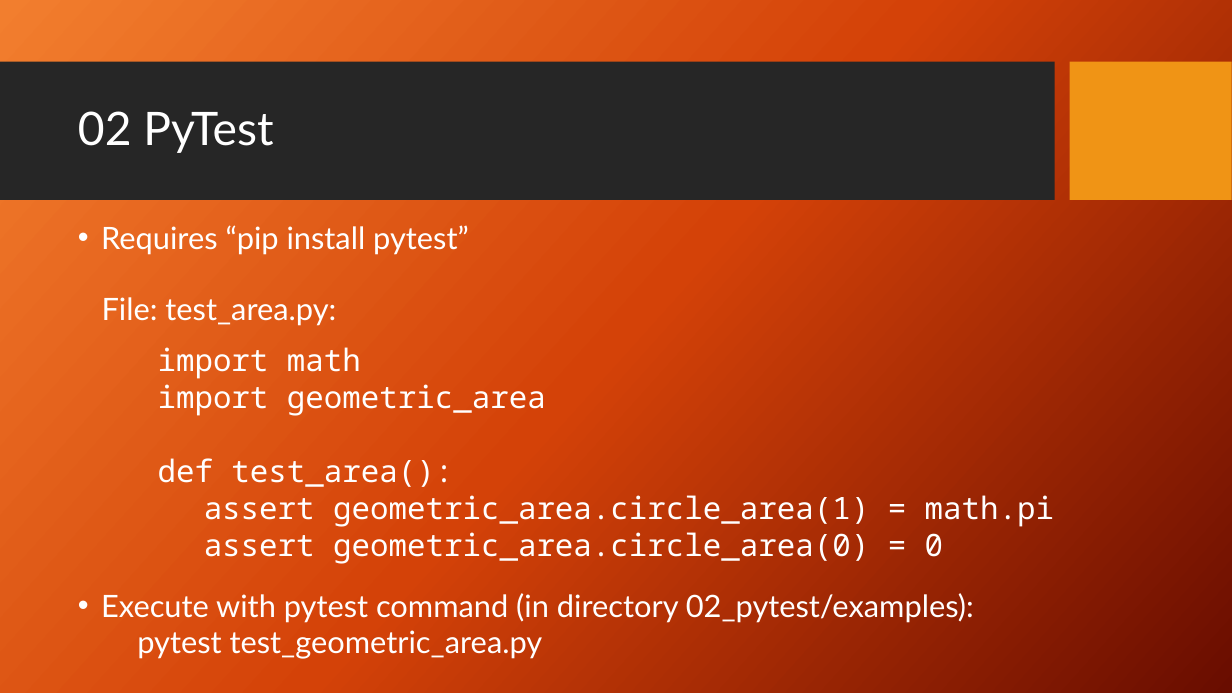
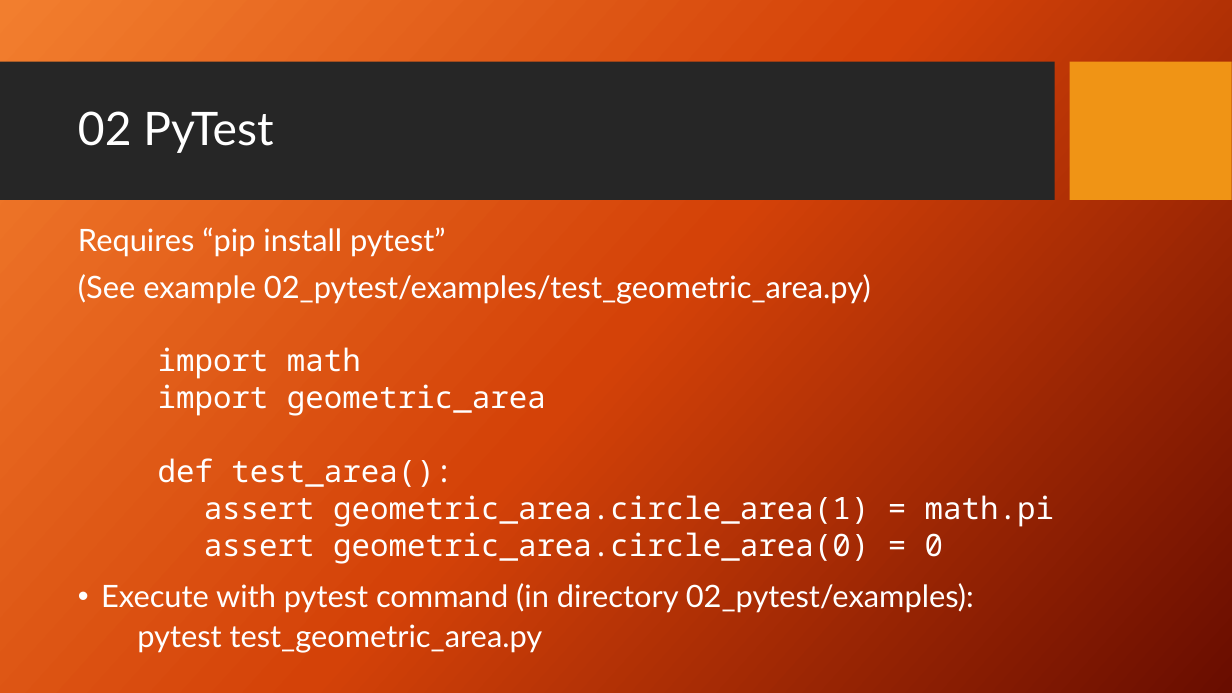
Before and after one commit to PrincetonUniversity/software_testing, a slide deck: slide 9 of UnitTestingSlides.pptx. Drawn at 1232x693 pixels with LibreOffice and Linux fonts; fonts in the diff are those of the drawing; background and template pictures are left out. Boxes give left, top, right and bottom in pixels: in the first picture for what was removed or moved away, otherwise in the second. Text is boxed around its words. In the diff, an @@ line names an element or a change of style, - is before the commit and + after.

Commit message:
update slides to reference example files

```diff
--- a/UnitTestingSlides.pptx
+++ b/UnitTestingSlides.pptx
@@ text at <box>78,227,974,653</box>: bullet • to none; line spacing 0.8 to 0.9 @@
@@ text at <box>78,274,871,304</box>: text changed @@
-File: test_area.py:
+(See example 02_pytest/examples/test_geometric_area.py)
```
Also in this commit, not shown: 7 other slides changed.
